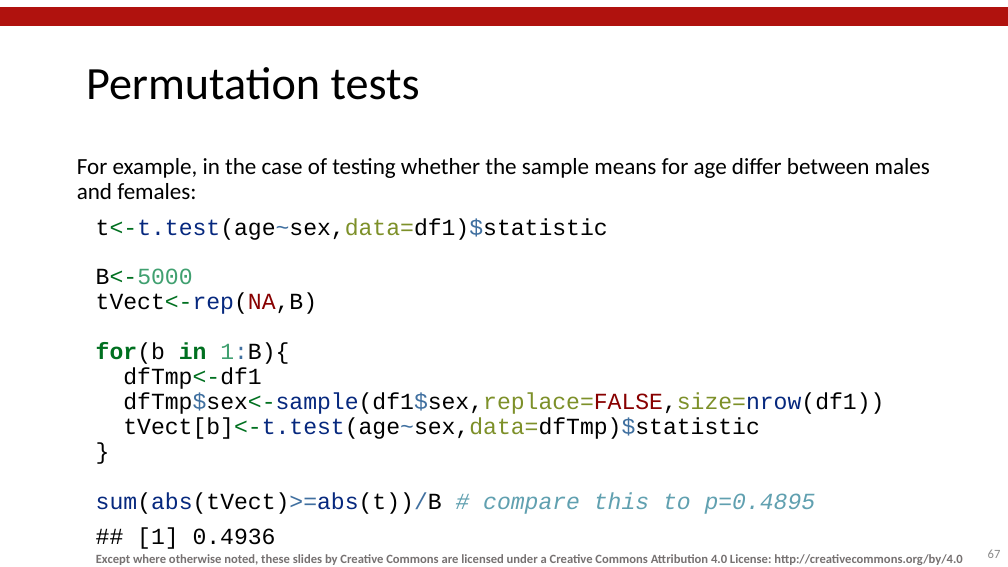
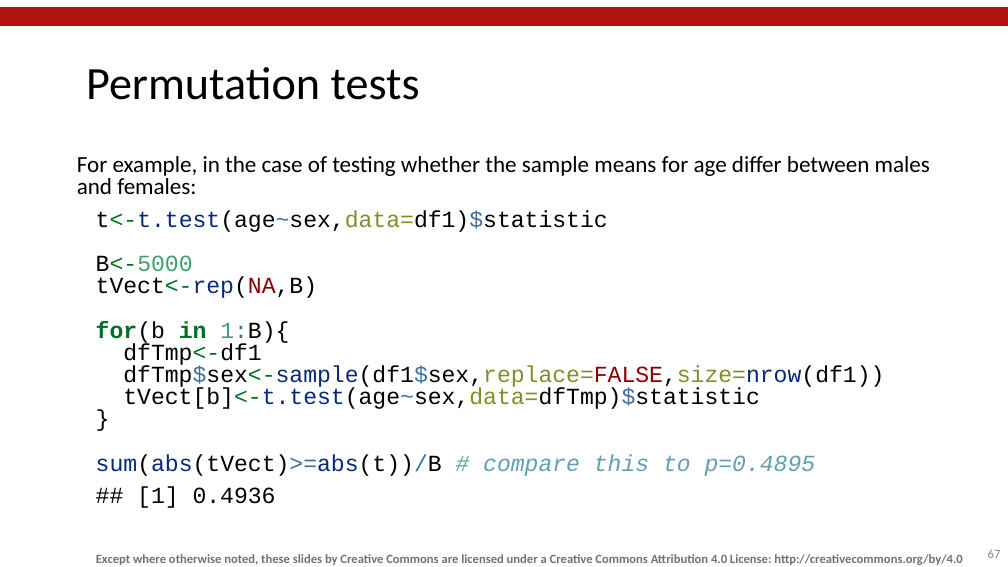
Before and after one commit to mlw-stats/R_And_Statistics_Training_2022, a slide deck: slide 67 of Session4/MLW_KUHES_RandStatsWorkshops_Session4.pptx. Drawn at 1008x567 pixels with LibreOffice and Linux fonts; fonts in the diff are those of the drawing; background and template pictures are left out. Boxes give left, top, right and bottom in pixels: in the first picture for what was removed or moved away, otherwise in the second. Text is boxed around its words. In the diff, an @@ line names an element or a change of style, - is before the commit and + after.

```diff
--- a/Session4/MLW_KUHES_RandStatsWorkshops_Session4.pptx
+++ b/Session4/MLW_KUHES_RandStatsWorkshops_Session4.pptx
@@ text "For example, in the case ..." at (77,156,930,508): line spacing 0.9 to 0.8 @@
```
Also in this commit, not shown: 34 other slides changed.
